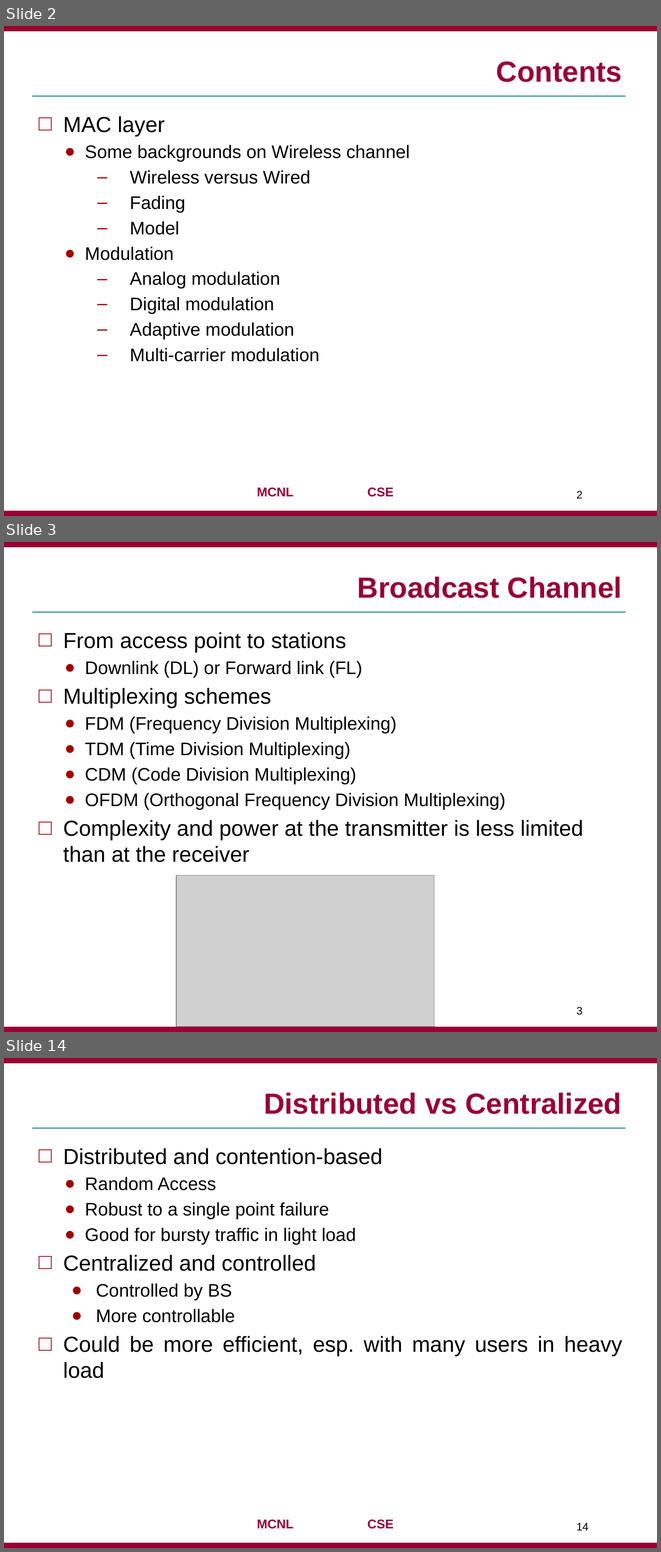
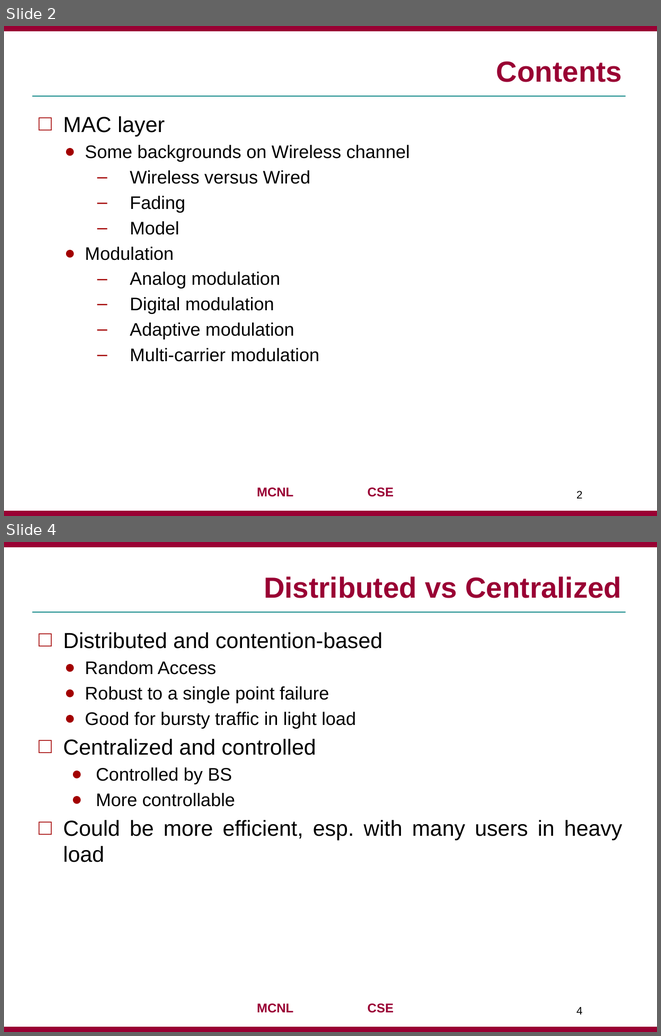
Before and after one commit to jaejunha/Paper, a slide deck: Daily(written_in_Korean)/180901.pptx. Shown one above the other, each under a label of ours: slides 2, 3 and 14 before the commit, slides 2 and 4 after it; the slides between them are not shown. The pictures are 661x1552 and 661x1036 pixels, drawn with LibreOffice and Linux fonts; fonts in the diff are those of the drawing; grey boxes stand for pictures; background and template pictures are left out. Boxes give left, top, right and bottom in pixels: in the first picture for what was removed or moved away, otherwise in the second. Text is boxed around its words. In the diff, an @@ line names an element or a change of style, - is before the commit and + after.

```diff
--- a/Daily(written_in_Korean)/180901.pptx
+++ b/Daily(written_in_Korean)/180901.pptx
@@ slide 3 removed at bbox=[4, 542, 657, 1032], background #FFFFFF; not listed: 3 template elements that a slide beside it also shows @@
@@ title removed at bbox=[358, 576, 622, 598] @@
-Broadcast Channel
@@ text removed at bbox=[63, 632, 583, 862] @@
-□ From access point to stations
-  ● Downlink (DL) or Forward link (FL)
-□ Multiplexing schemes
-  ● FDM (Frequency Division Multiplexing)
-  ● TDM (Time Division Multiplexing)
-  ● CDM (Code Division Multiplexing)
-  ● OFDM (Orthogonal Frequency Division Multiplexing)
-□ Complexity and power at the transmitter is less limited than at the receiver
@@ picture removed at bbox=[176, 875, 434, 1026] @@
@@ page number removed at bbox=[576, 1006, 582, 1015] @@
-3
@@ what was slide 14 is now slide 4 @@
@@ page number at bbox=[576, 1007, 582, 1014]: text changed @@
-14
+4
```
Also in this commit, not shown: 4 slides changed, 8 slides added, 11 other slides removed, 1 other file.
